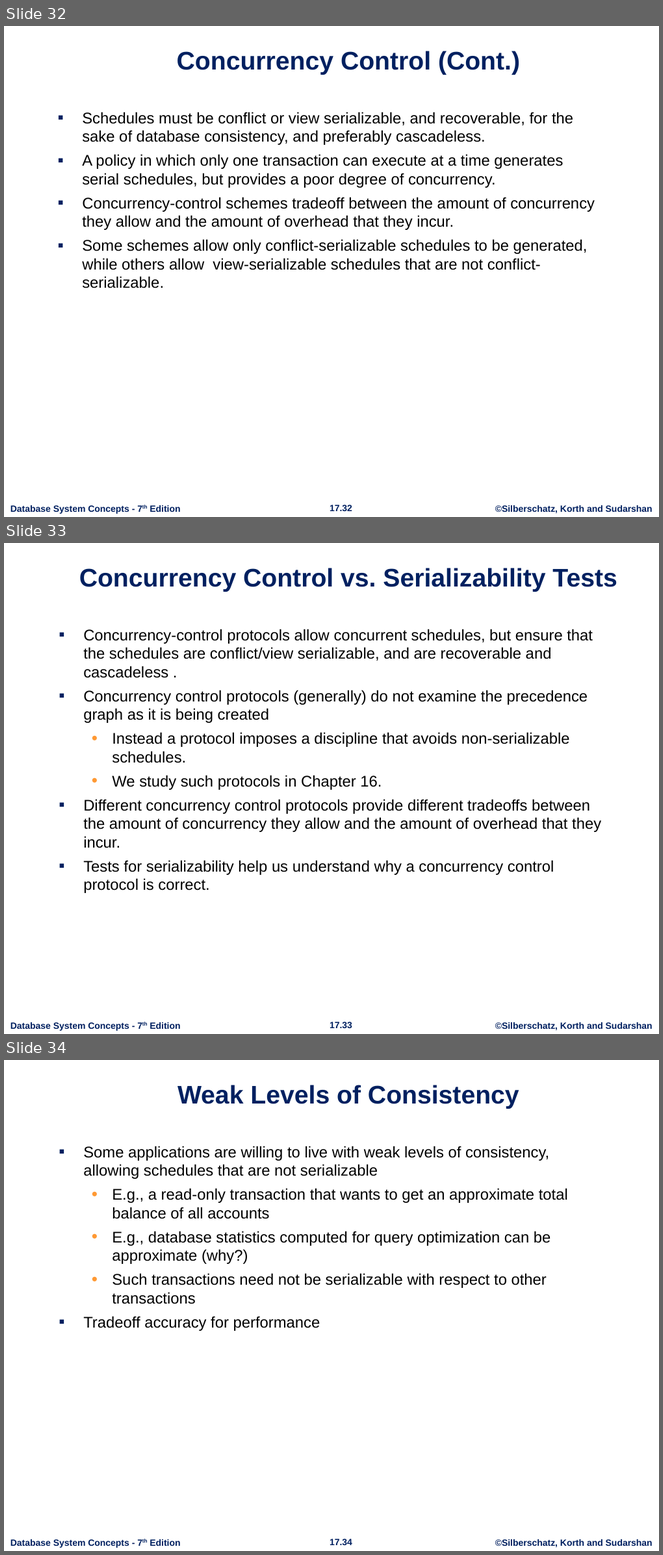
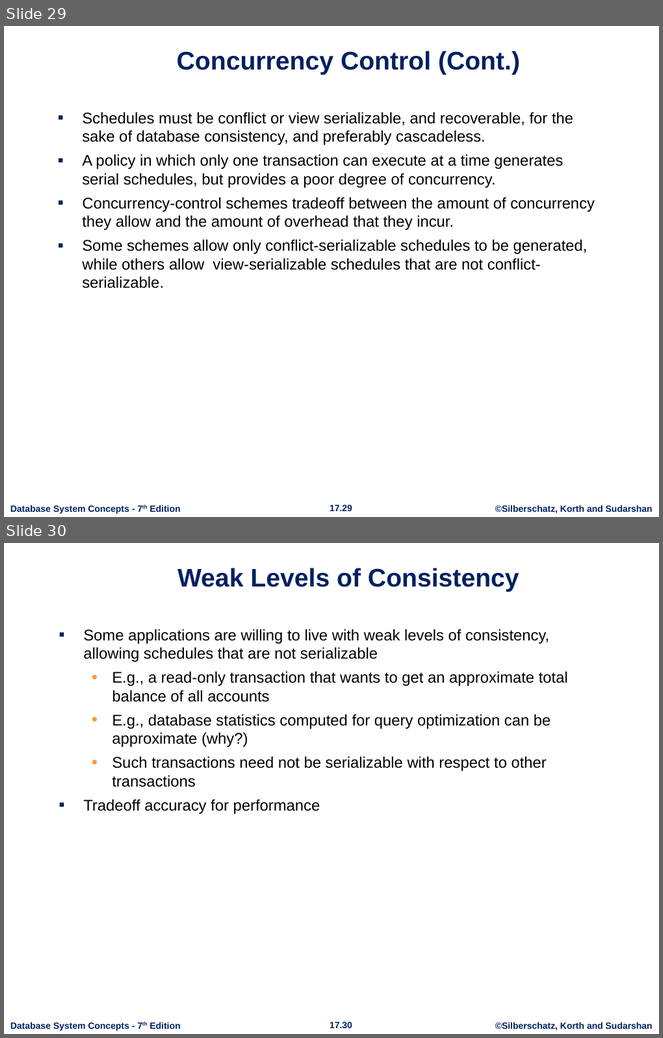
Before and after one commit to rahulgotrekiya/clg-backup, a slide deck: rdbms/SQL Plus/RDBMS_Sem-1/Unit-5/ch17-Transaction.pptx. Shown one above the other, each under a label of ours: slides 32, 33 and 34 before the commit, slides 29 and 30 after it. The pictures are 663x1555 and 663x1038 pixels, drawn with LibreOffice and Linux fonts; fonts in the diff are those of the drawing; background and template pictures are left out. Boxes give left, top, right and bottom in pixels: in the first picture for what was removed or moved away, otherwise in the second. Text is boxed around its words. In the diff, an @@ line names an element or a change of style, - is before the commit and + after.

```diff
--- a/rdbms/SQL Plus/RDBMS_Sem-1/Unit-5/ch17-Transaction.pptx
+++ b/rdbms/SQL Plus/RDBMS_Sem-1/Unit-5/ch17-Transaction.pptx
@@ slide 33 removed at (4, 543, 659, 1034), background #FFFFFF; not listed: 3 template elements that a slide beside it also shows @@
@@ title removed at (79, 568, 617, 592) @@
-Concurrency Control vs. Serializability Tests
@@ text removed at (83, 629, 601, 893) @@
-▪ Concurrency-control protocols allow concurrent schedules, but ensure that the schedules are conflict/view serializable, and are recoverable and cascadeless .
-▪ Concurrency control protocols (generally) do not examine the precedence graph as it is being created
-  • Instead a protocol imposes a discipline that avoids non-serializable schedules.
-  • We study such protocols in Chapter 16.
-▪ Different concurrency control protocols provide different tradeoffs between the amount of concurrency they allow and the amount of overhead that they incur.
-▪ Tests for serializability help us understand why a concurrency control protocol is correct.
@@ what was slide 32 is now slide 29 @@
@@ page number at (330, 505, 352, 512): text changed @@
-17.32
+17.29
@@ what was slide 34 is now slide 30 @@
@@ page number at (330, 1022, 352, 1029): text changed @@
-17.34
+17.30
```
Also in this commit, not shown: 5 other slides removed, 36 other files.
